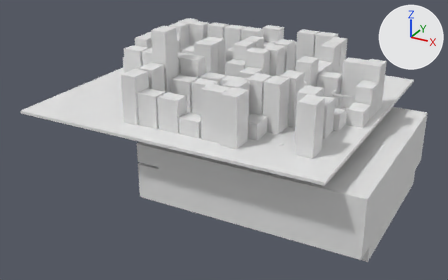
One commit to the FBX model StaticDerbyGit/Assets/ModelImports/lvl4.fbx: the scene before it, then after it.
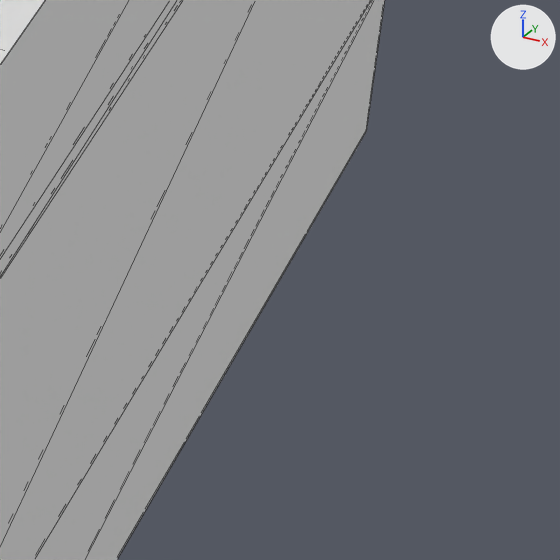
Each version is shown whole from a 50 mm camera at (40.8, -106.4, 42.1) aimed at (-14.6, -5.6, -8.3), then close up on the part from 85% to 96% of the width and 62% to 79% of the height. The lights are fixed; the arrows at upper right show +X, +Y and +Z. The close-ups show mesh edges as thin lines. Where no turn or scale is listed for an object, it has been applied to the vertices.

Objects in the first close-up: 'sewerRoom'.
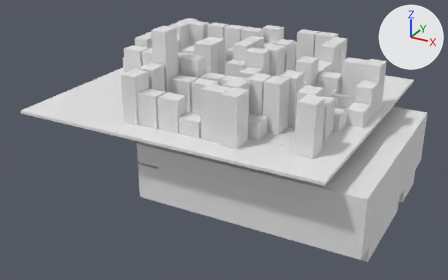
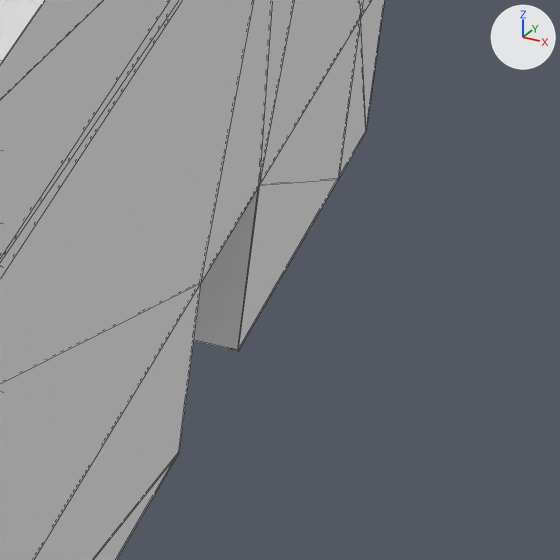
Changed parts and their boxes (x1, y1, x2, y2) in the close-ups (560 x 560 px):
```json
{"part": 1, "of": "me_mesh_072", "change": "added", "after": [0, 0, 385, 560]}
```

The change, as JSON lines over the scene's bpy script:
```json
{"block": "me_mesh_072", "where": "# used by ob_sewerroom; location = (-12.28, 7.0, -13.36)"}
{"op": "remove", "block": "me_mesh_072", "code": "me_mesh_072.from_pydata(...)  # 100 vertices, 192 faces; spans x -19.5..32.3, y -30.6..11.0, z -4.6..9.4"}
{"op": "add", "block": "me_mesh_072", "code": "me_mesh_072.from_pydata(...)  # 284 vertices, 564 faces; spans x -19.5..32.3, y -30.6..11.0, z -4.6..9.4"}
{"block": "me_mesh_072", "change": "me_mesh_072 part 1: 184 vertices added at x -19.5..32.3, y -30.6..11.0, z -4.6..9.4"}
```
